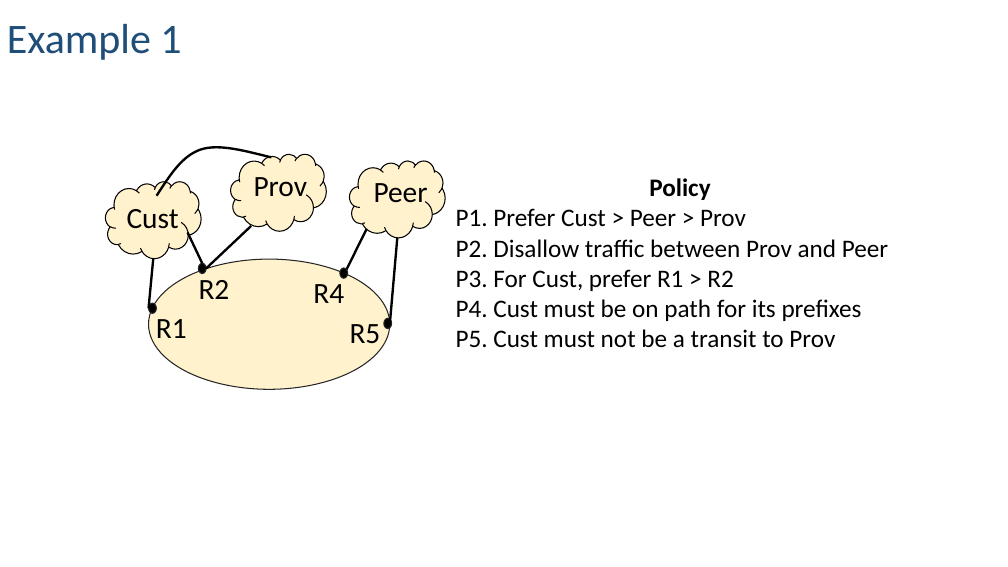
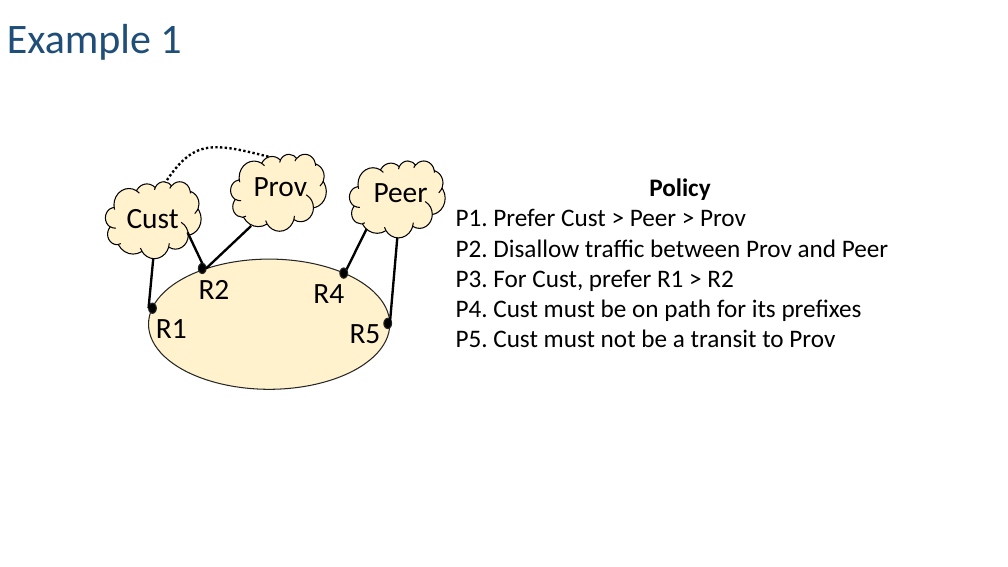
Before and after one commit to rabeckett/propane, a slide deck: slide 1 of paper/figures/examples.pptx (slide 2 before the commit). Drawn at 1008x567 pixels with LibreOffice and Linux fonts; fonts in the diff are those of the drawing. Boxes give left, top, right and bottom in pixels: in the first picture for what was removed or moved away, otherwise in the second. Text is boxed around its words. In the diff, an @@ line names an element or a change of style, - is before the commit and + after.

```diff
--- a/paper/figures/examples.pptx
+++ b/paper/figures/examples.pptx
@@ freeform shape at (157,147,271,196): outline #000000 2.25 pt to #000000 2.25 pt dashed @@
```
Also in this commit, not shown: 10 slides removed, 4 other files.
